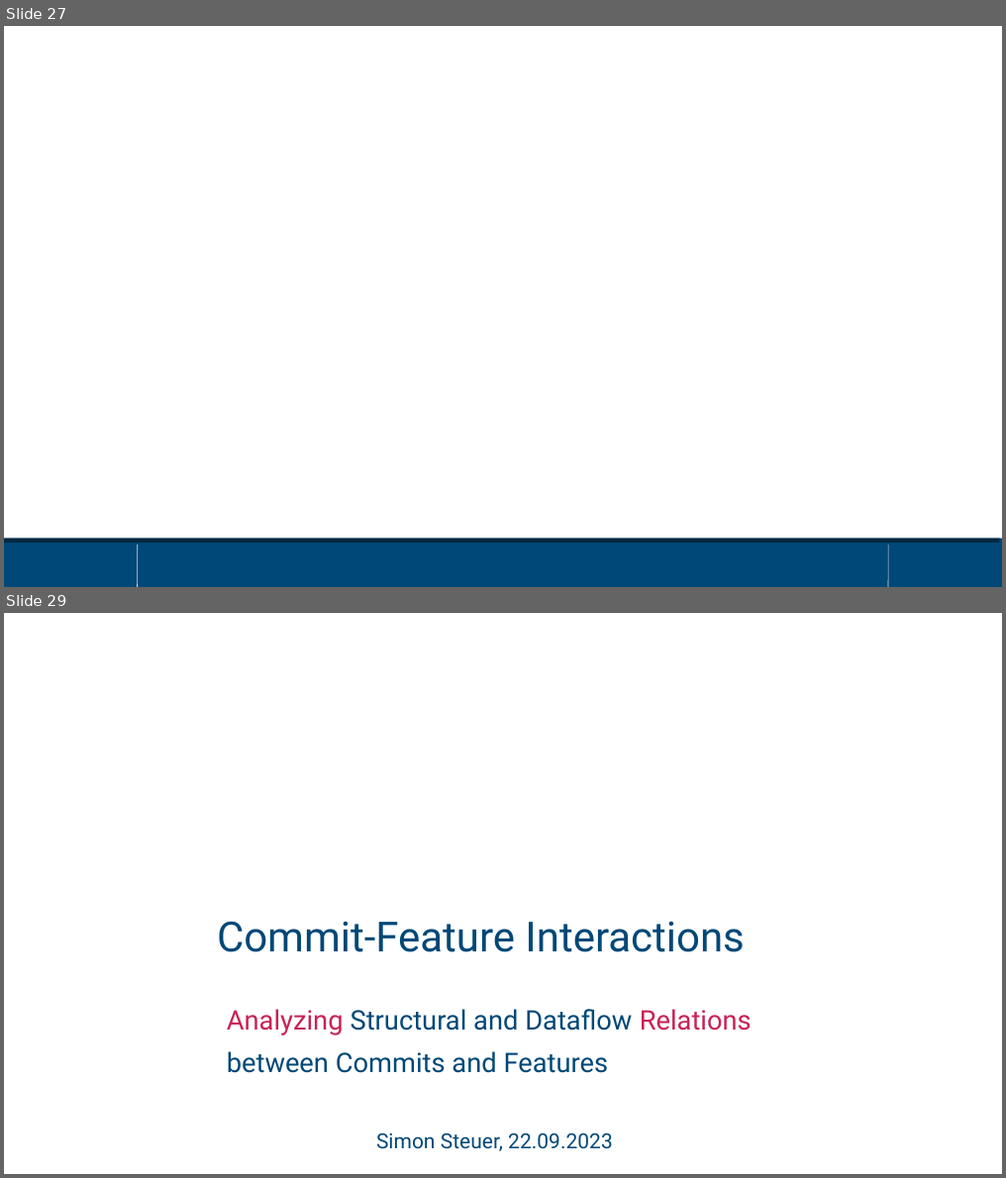
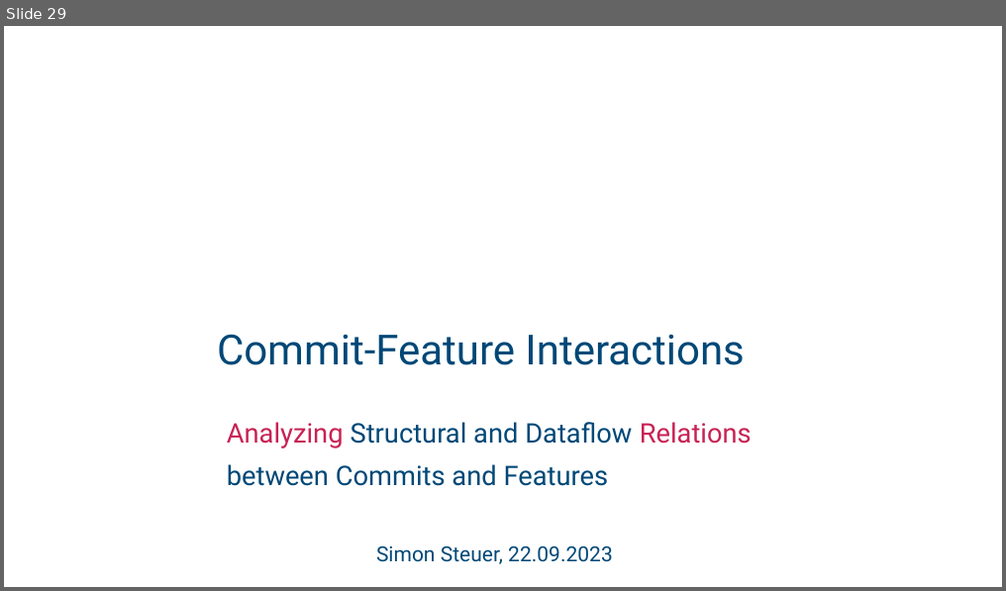
Before and after one commit to sisteu56/bachelor, a slide deck: pres/bachelor_thesis_pres.odp. Shown one above the other, each under a label of ours: slides 27 and 29 before the commit, slide 29 after it; the slides between them are not shown. The pictures are 1006x1178 and 1006x591 pixels, drawn with LibreOffice and Linux fonts; fonts in the diff are those of the drawing; background and template pictures are left out. Boxes give left, top, right and bottom in pixels: in the first picture for what was removed or moved away, otherwise in the second. Text is boxed around its words. In the diff, an @@ line names an element or a change of style, - is before the commit and + after.

```diff
--- a/pres/bachelor_thesis_pres.odp
+++ b/pres/bachelor_thesis_pres.odp
@@ slide 27 removed at (4, 26, 1002, 587), background #FFFFFF @@
@@ rectangle removed at (4, 539, 1002, 587) @@
@@ rectangle removed at (4, 539, 1000, 544) @@
@@ line removed from (138, 545) to (138, 587) @@
@@ line removed from (888, 545) to (888, 587) @@
```
Also in this commit, not shown: 25 slides changed, 2 slides added, 1 other slide removed, 2 other files.
